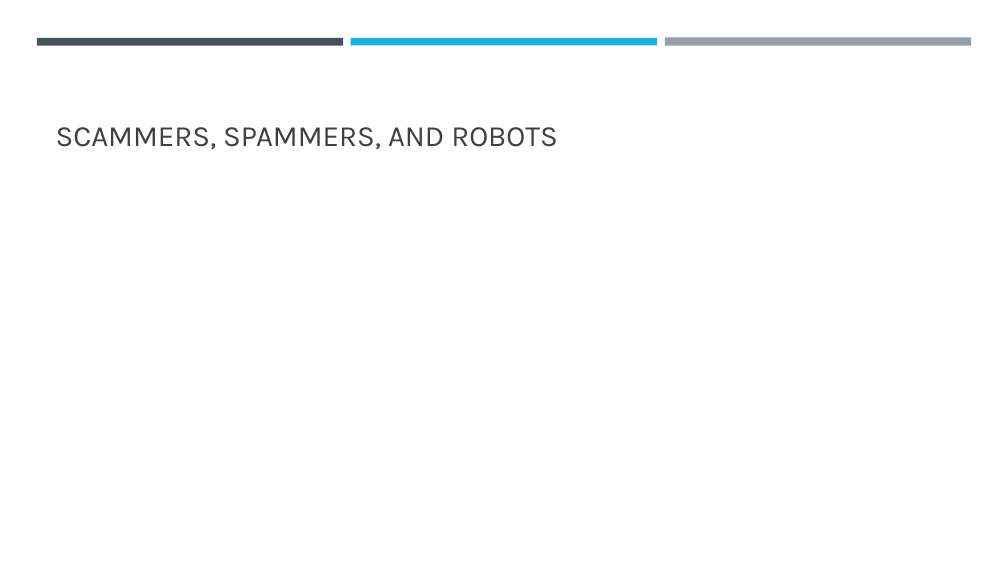
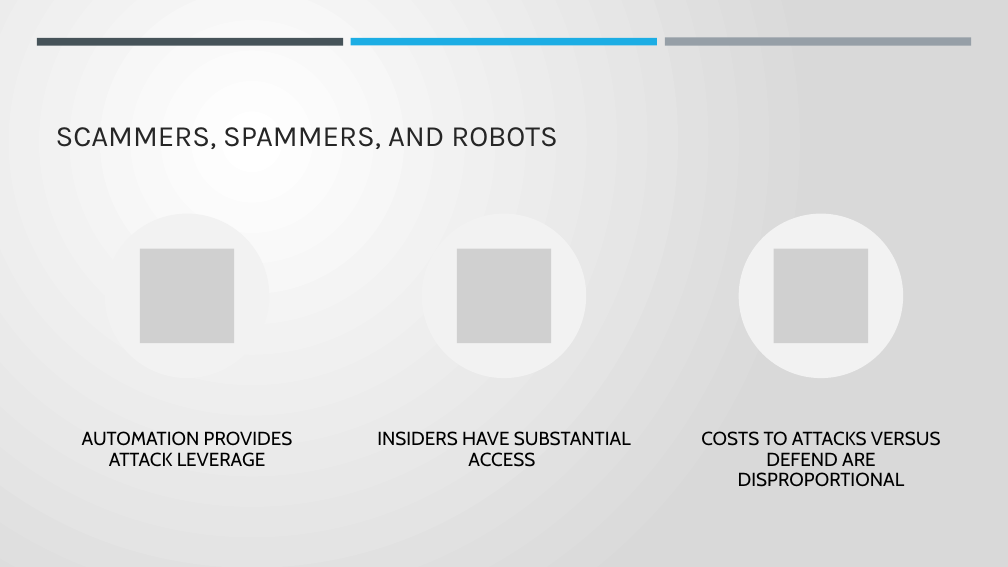
Before and after one commit to dr-natetorious/TIM-8301-Principals_of_CyberSecurity, a slide deck: slide 15 of Week8_OrgNeedsPresentation/BachmeierNTIM8301-8.pptx (slide 14 before the commit). Drawn at 1008x567 pixels with LibreOffice and Linux fonts; fonts in the diff are those of the drawing; grey boxes stand for pictures. Boxes give left, top, right and bottom in pixels: in the first picture for what was removed or moved away, otherwise in the second. Text is boxed around its words. In the diff, an @@ line names an element or a change of style, - is before the commit and + after.

```diff
--- a/Week8_OrgNeedsPresentation/BachmeierNTIM8301-8.pptx
+++ b/Week8_OrgNeedsPresentation/BachmeierNTIM8301-8.pptx
@@ background #FFFFFF to gradient #FFFFFF to #D9D9D9 @@
@@ title "SCAMMERS, SPAMMERS, AND ROBOTS" at (x1=56, y1=127, x2=558, y2=149): text colour #404040 to #262626 @@
@@ group added at (x1=82, y1=214, x2=941, y2=487): 3 ellipses, 3 pictures, 3 texts @@
+AUTOMATION PROVIDES ATTACK LEVERAGE
+INSIDERS HAVE SUBSTANTIAL ACCESS
+COSTS TO ATTACKS VERSUS DEFEND ARE DISPROPORTIONAL
```
Also in this commit, not shown: 2 other slides changed, 1 slide added, 1 slide removed, 1 other file.
